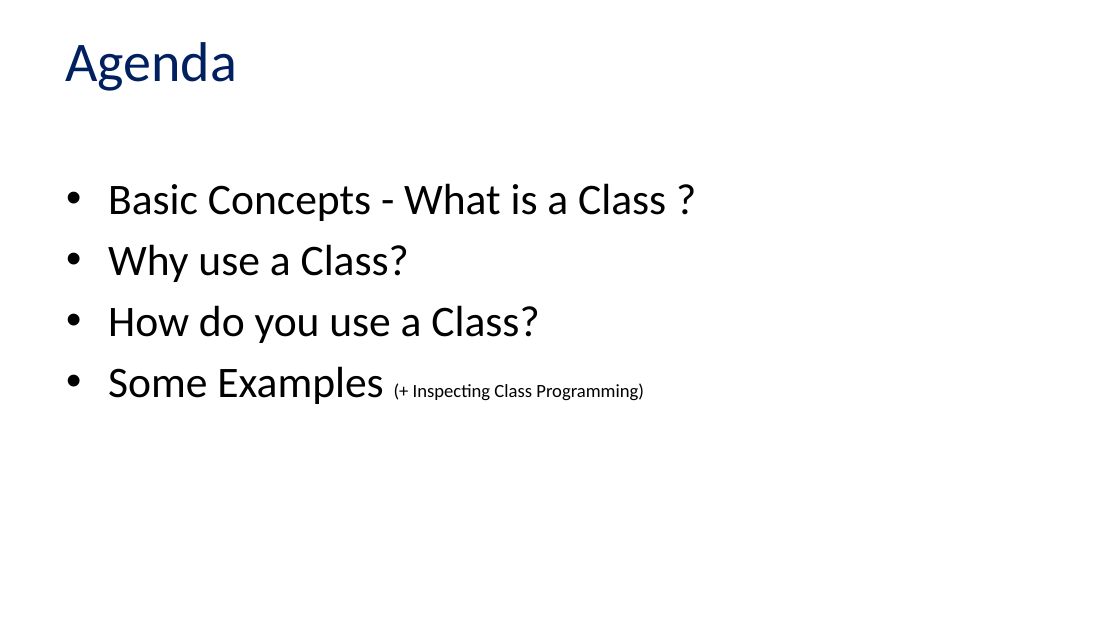
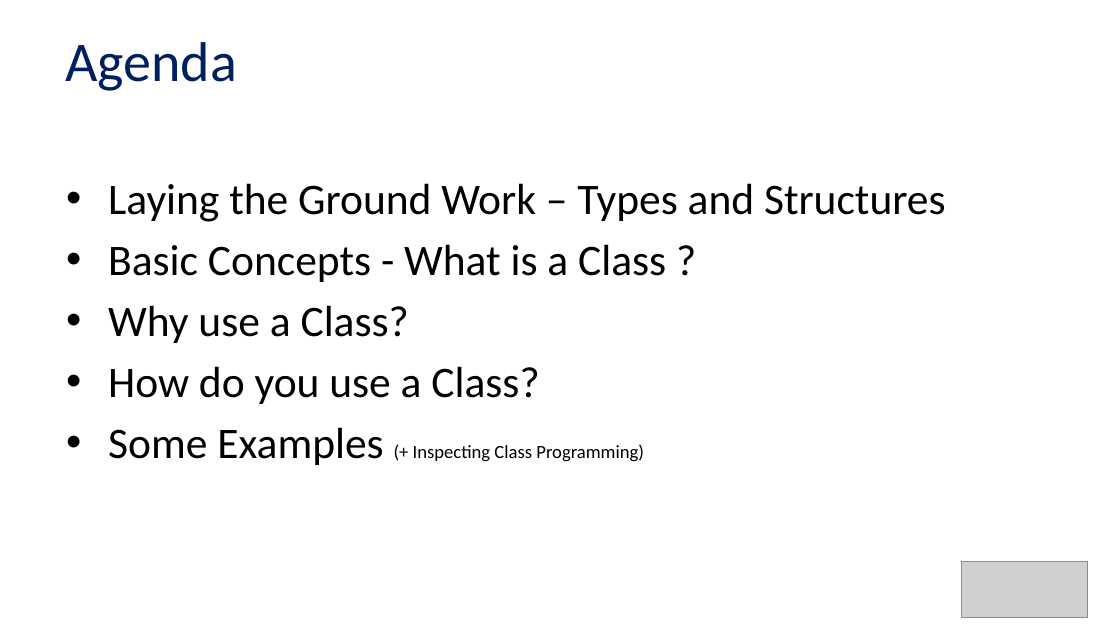
Before and after one commit to Alan-Lomax/MERG-SIG-Presentations, a slide deck: slide 2 of Part 4 - Introduction to Class Programming.pptx. Drawn at 1120x630 pixels with LibreOffice and Linux fonts; fonts in the diff are those of the drawing; grey boxes stand for pictures; background and template pictures are left out. Boxes give left, top, right and bottom in pixels: in the first picture for what was removed or moved away, otherwise in the second. Text is boxed around its words. In the diff, an @@ line names an element or a change of style, - is before the commit and + after.

Commit message:
Rev 1.1
Minor Revisions.
Improved style
Adding types and structures as a lead into discussion about classes

```diff
--- a/Part 4 - Introduction to Class Programming.pptx
+++ b/Part 4 - Introduction to Class Programming.pptx
@@ text at (x1=108, y1=183, x2=946, y2=222): paragraph added @@
+• Laying the Ground Work – Types and Structures
@@ picture added at (x1=961, y1=561, x2=1086, y2=617) @@
```
Also in this commit, not shown: 15 other slides changed, 4 slides added, 2 slides removed, 1 other file.
